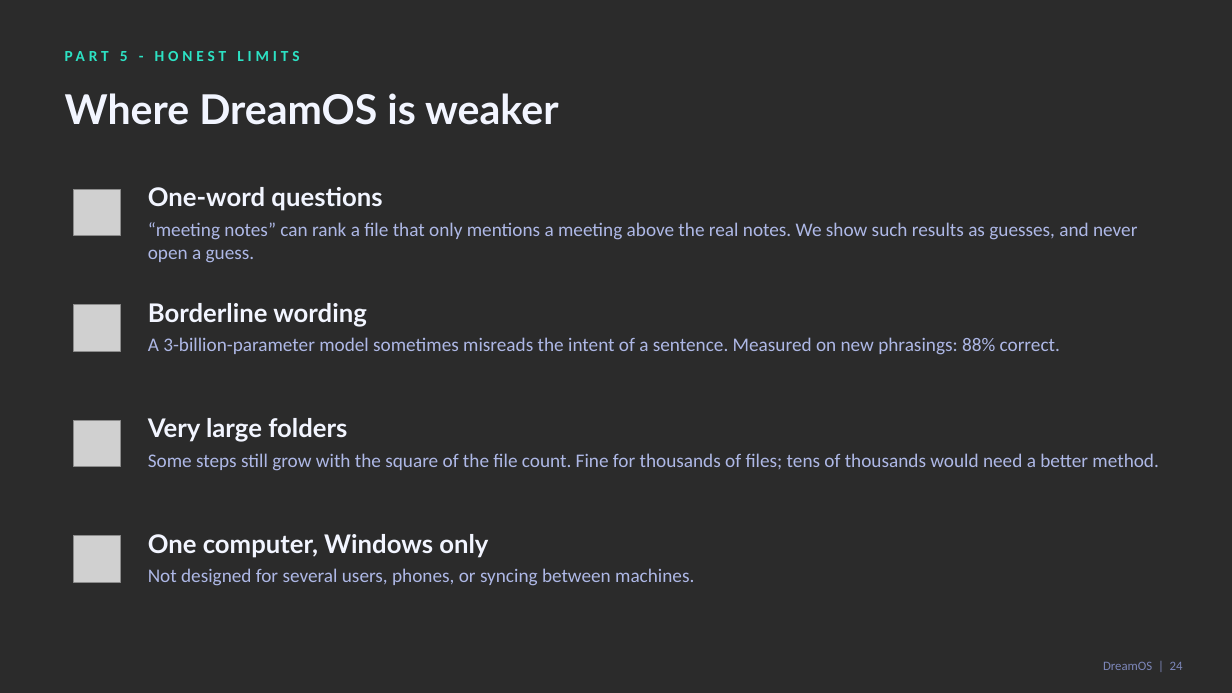
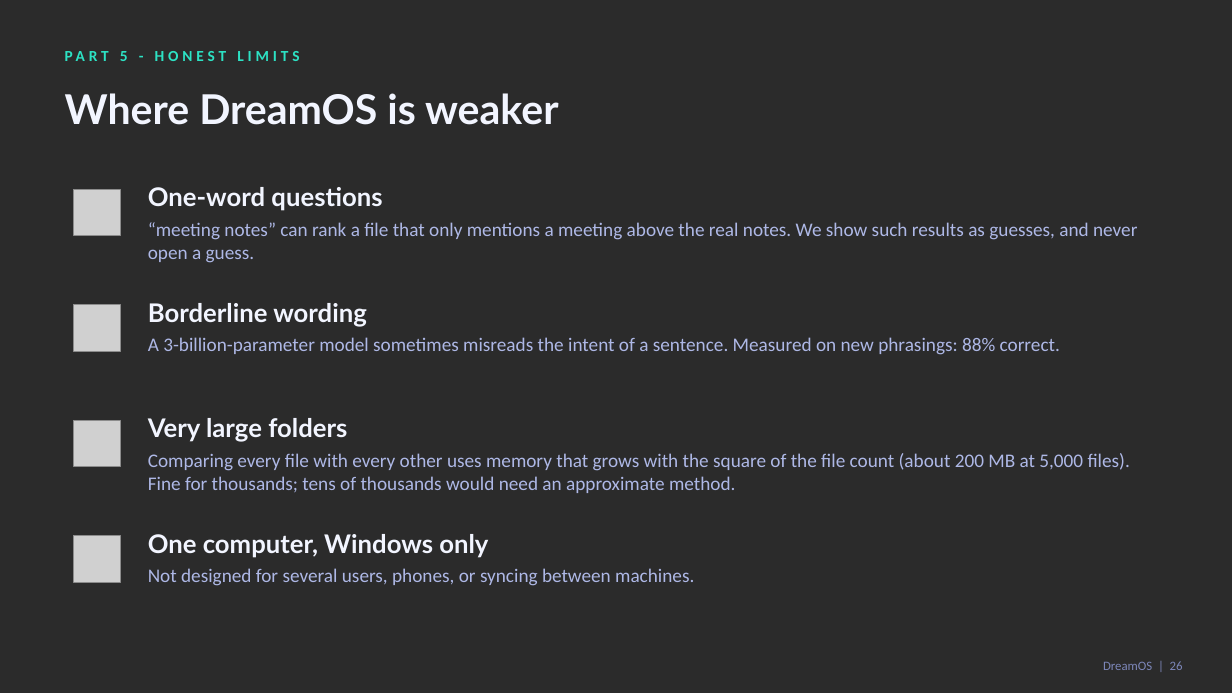
Before and after one commit to zaidwhy/dreamos-college-project, a slide deck: slide 26 of docs/deck/DreamOS-Final-Monitoring.pptx (slide 24 before the commit). Drawn at 1232x693 pixels with LibreOffice and Linux fonts; fonts in the diff are those of the drawing; grey boxes stand for pictures; background and template pictures are left out; a plain dark background stands for a picture behind light text. Boxes give left, top, right and bottom in pixels: in the first picture for what was removed or moved away, otherwise in the second. Text is boxed around its words. In the diff, an @@ line names an element or a change of style, - is before the commit and + after.

```diff
--- a/docs/deck/DreamOS-Final-Monitoring.pptx
+++ b/docs/deck/DreamOS-Final-Monitoring.pptx
@@ text at (x1=148, y1=453, x2=1130, y2=493): text changed @@
-Some steps still grow with the square of the file count. Fine for thousands of files; tens of thousands would need a better method.
+Comparing every file with every other uses memory that grows with the square of the file count (about 200 MB at 5,000 files). Fine for thousands; tens of thousands would need an approximate method.
@@ text at (x1=1103, y1=661, x2=1183, y2=670): text changed @@
-DreamOS | 24
+DreamOS | 26
```
Also in this commit, not shown: 8 other slides changed, 3 slides added, 8 other files.
